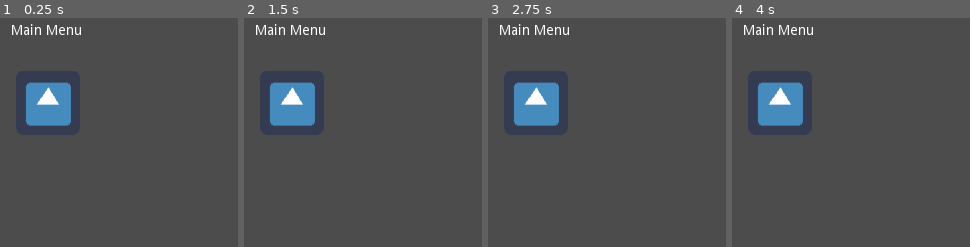
Above: before the commit, frames 1-4 (left to right).
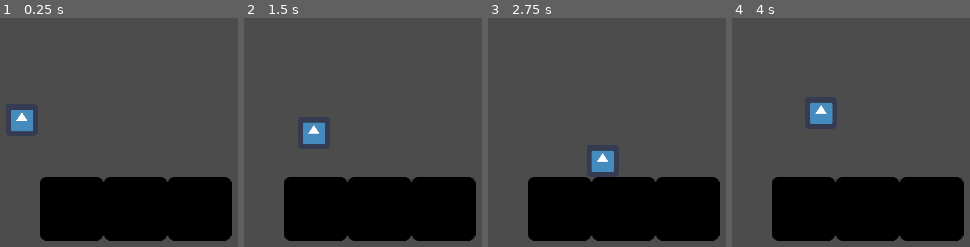
Above: after the commit, the same moments.

Repository: svntax/LD46-KeepItAlive
Game: Godot game, scene res://GameplayScene/Gameplay.tscn
Two runs of this game, one before a commit and one after it. Both use one fixed random seed, a clock stepped at 60 frames per second and the inputs below. Before the commit the project starts from res://MainMenu/Main.tscn. The engine's default icon, where the game draws it, is replaced by a stand-in: a white triangle on a blue panel in a dark square.
Inputs:
- Up to frame 1 (0.25 s): no input
- Up to frame 2 (1.5 s): tap Enter at 0.5 s; hold Right (MOVE_RIGHT, bound only after the commit) 0.53-1.28 s; hold Down (MOVE_DOWN, bound only after the commit) from 1.28 s (still down)
- Up to frame 3 (2.75 s): release Down (MOVE_DOWN, bound only after the commit) at 2.03 s; hold Right (MOVE_RIGHT, bound only after the commit) from 2.03 s (still down)
- Up to frame 4 (4 s): release Right (MOVE_RIGHT, bound only after the commit) at 2.78 s; hold Up (MOVE_UP, bound only after the commit) 2.78-3.53 s; hold Left (MOVE_LEFT, bound only after the commit) from 3.53 s (still down)

The runs differ from the first frame. In frame 1, 27% of the frame differs, in the area x 4-98%, y 2-98%; in frame 2, 27%; in frame 3, 27%, in the area x 5-98%, y 2-98%; in frame 4, 27%.

Commit message:
Basic top-down player movement.

Diff:
--- /dev/null
+++ b/GameplayScene/Gameplay.tscn
@@ -0,0 +1,42 @@
+[gd_scene load_steps=4 format=2]
+
+[ext_resource path="res://icon.png" type="Texture" id=1]
+[ext_resource path="res://Player/Player.tscn" type="PackedScene" id=2]
+
+[sub_resource type="RectangleShape2D" id=1]
+extents = Vector2( 32, 32 )
+
+[node name="Gameplay" type="Node2D"]
+
+[node name="StaticBody2D" type="StaticBody2D" parent="."]
+position = Vector2( 310.512, 257.755 )
+
+[node name="Sprite" type="Sprite" parent="StaticBody2D"]
+modulate = Color( 0, 0, 0, 1 )
+texture = ExtResource( 1 )
+
+[node name="CollisionShape2D" type="CollisionShape2D" parent="StaticBody2D"]
+shape = SubResource( 1 )
+
+[node name="StaticBody2D2" type="StaticBody2D" parent="."]
+position = Vector2( 374.512, 257.755 )
+
+[node name="Sprite" type="Sprite" parent="StaticBody2D2"]
+modulate = Color( 0, 0, 0, 1 )
+texture = ExtResource( 1 )
+
+[node name="CollisionShape2D" type="CollisionShape2D" parent="StaticBody2D2"]
+shape = SubResource( 1 )
+
+[node name="StaticBody2D3" type="StaticBody2D" parent="."]
+position = Vector2( 438.512, 257.755 )
+
+[node name="Sprite" type="Sprite" parent="StaticBody2D3"]
+modulate = Color( 0, 0, 0, 1 )
+texture = ExtResource( 1 )
+
+[node name="CollisionShape2D" type="CollisionShape2D" parent="StaticBody2D3"]
+shape = SubResource( 1 )
+
+[node name="Player" parent="." instance=ExtResource( 2 )]
+position = Vector2( 260.77, 168.822 )
--- /dev/null
+++ b/Player/Player.gd
@@ -0,0 +1,22 @@
+extends KinematicBody2D
+
+const WALK_SPEED = 64
+
+onready var velocity : Vector2 = Vector2()
+
+func _ready():
+	pass
+
+func _physics_process(delta):
+	velocity.x = 0
+	velocity.y = 0
+	if(Input.is_action_pressed("MOVE_LEFT")):
+		velocity.x += -WALK_SPEED
+	if(Input.is_action_pressed("MOVE_RIGHT")):
+		velocity.x += WALK_SPEED
+	if(Input.is_action_pressed("MOVE_UP")):
+		velocity.y += -WALK_SPEED
+	if(Input.is_action_pressed("MOVE_DOWN")):
+		velocity.y += WALK_SPEED
+
+	move_and_slide(velocity)
--- /dev/null
+++ b/Player/Player.tscn
@@ -0,0 +1,17 @@
+[gd_scene load_steps=4 format=2]
+
+[ext_resource path="res://icon.png" type="Texture" id=1]
+[ext_resource path="res://Player/Player.gd" type="Script" id=2]
+
+[sub_resource type="RectangleShape2D" id=1]
+extents = Vector2( 16, 16 )
+
+[node name="Player" type="KinematicBody2D"]
+script = ExtResource( 2 )
+
+[node name="Sprite" type="Sprite" parent="."]
+scale = Vector2( 0.5, 0.5 )
+texture = ExtResource( 1 )
+
+[node name="Collision" type="CollisionShape2D" parent="."]
+shape = SubResource( 1 )
--- a/project.godot
+++ b/project.godot
@@ -16,7 +16,7 @@
 [application]
 
 config/name="Ludum Dare 46"
-run/main_scene="res://MainMenu/Main.tscn"
+run/main_scene="res://GameplayScene/Gameplay.tscn"
 config/icon="res://icon.png"
 
 [display]
@@ -25,6 +25,33 @@
 window/stretch/mode="2d"
 window/stretch/aspect="keep"
 
+[input]
+
+MOVE_LEFT={
+"deadzone": 0.5,
+"events": [ Object(InputEventKey,"resource_local_to_scene":false,"resource_name":"","device":0,"alt":false,"shift":false,"control":false,"meta":false,"command":false,"pressed":false,"scancode":16777231,"unicode":0,"echo":false,"script":null)
+, Object(InputEventKey,"resource_local_to_scene":false,"resource_name":"","device":0,"alt":false,"shift":false,"control":false,"meta":false,"command":false,"pressed":false,"scancode":65,"unicode":0,"echo":false,"script":null)
+ ]
+}
+MOVE_RIGHT={
+"deadzone": 0.5,
+"events": [ Object(InputEventKey,"resource_local_to_scene":false,"resource_name":"","device":0,"alt":false,"shift":false,"control":false,"meta":false,"command":false,"pressed":false,"scancode":16777233,"unicode":0,"echo":false,"script":null)
+, Object(InputEventKey,"resource_local_to_scene":false,"resource_name":"","device":0,"alt":false,"shift":false,"control":false,"meta":false,"command":false,"pressed":false,"scancode":68,"unicode":0,"echo":false,"script":null)
+ ]
+}
+MOVE_UP={
+"deadzone": 0.5,
+"events": [ Object(InputEventKey,"resource_local_to_scene":false,"resource_name":"","device":0,"alt":false,"shift":false,"control":false,"meta":false,"command":false,"pressed":false,"scancode":16777232,"unicode":0,"echo":false,"script":null)
+, Object(InputEventKey,"resource_local_to_scene":false,"resource_name":"","device":0,"alt":false,"shift":false,"control":false,"meta":false,"command":false,"pressed":false,"scancode":87,"unicode":0,"echo":false,"script":null)
+ ]
+}
+MOVE_DOWN={
+"deadzone": 0.5,
+"events": [ Object(InputEventKey,"resource_local_to_scene":false,"resource_name":"","device":0,"alt":false,"shift":false,"control":false,"meta":false,"command":false,"pressed":false,"scancode":16777234,"unicode":0,"echo":false,"script":null)
+, Object(InputEventKey,"resource_local_to_scene":false,"resource_name":"","device":0,"alt":false,"shift":false,"control":false,"meta":false,"command":false,"pressed":false,"scancode":83,"unicode":0,"echo":false,"script":null)
+ ]
+}
+
 [rendering]
 
 environment/default_environment="res://default_env.tres"
